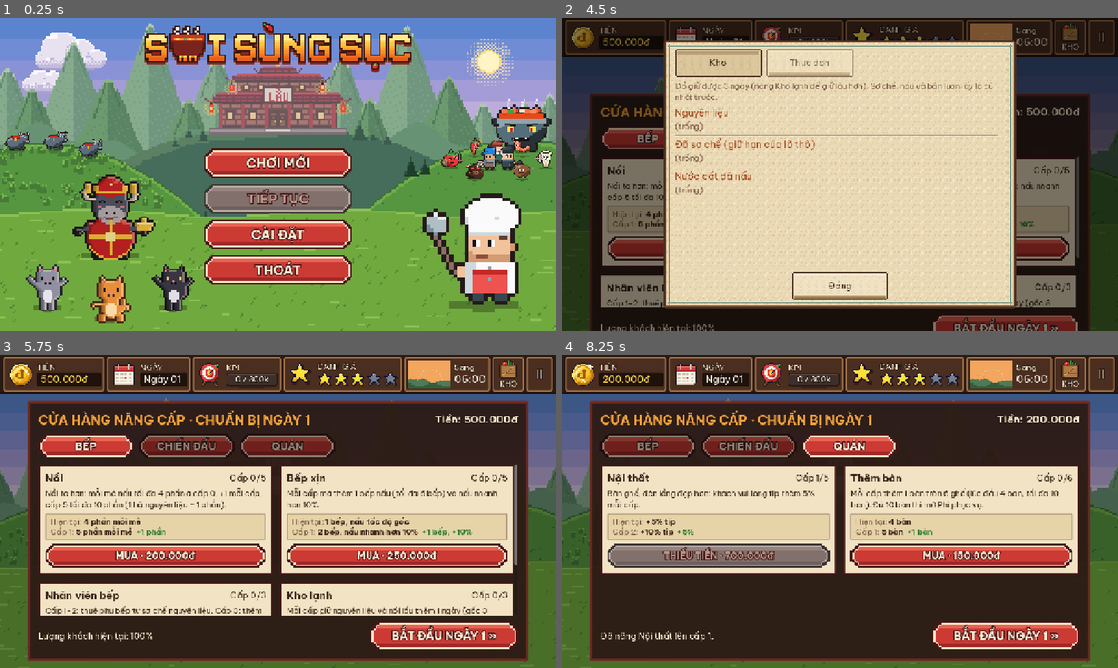
Above: before the commit, frames 1-4 (two rows, left to right).
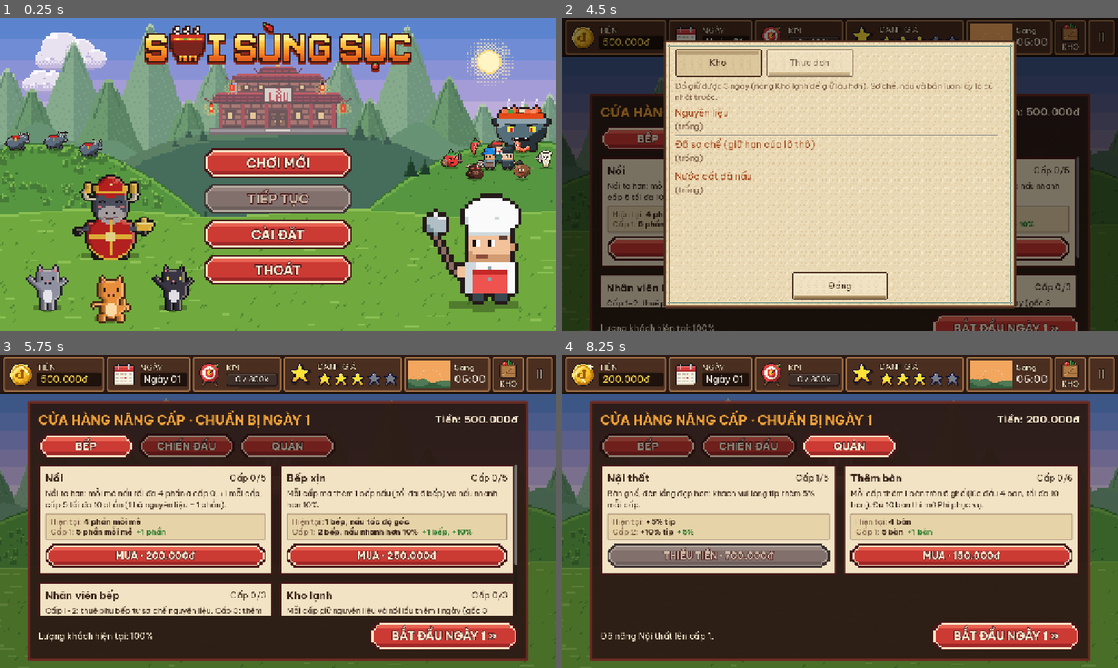
Above: after the commit, the same moments.

Repository: Znoywho/HotPot_SUNSUT
Game: Godot game, scene res://scenes/main_menu/main_menu.tscn
Two runs of this game, one before a commit and one after it. Both use one fixed random seed, a clock stepped at 60 frames per second and the inputs below.
Inputs (mouse positions are in pixels of both pictures, inside the frame that each line leads up to):
- Up to frame 1 (0.25 s): no input
- Up to frame 2 (4.5 s): click "CHƠI MỚI" at 0.5 s; move the mouse to (962, 158) at 1.27 s; click (962, 158) at 1.42 s; drag from (728, 190) to (812, 237) at 2.02 s; move the mouse to (895, 105) at 2.77 s; click (895, 105) at 2.92 s; click "!" at 3.5 s; click "Đã hiểu" at 4.25 s
- Up to frame 3 (5.75 s): click "II" at 5 s
- Up to frame 4 (8.25 s): click "BẾP" at 5.75 s; click "CHIẾN ĐẤU" at 6.5 s; click "QUÁN" at 7.25 s; click "MUA · 300.000đ" at 8 s

The runs differ from the first frame. In frame 1, 0.4% of the frame differs, in the area x 44-56%, y 43-83%; in frame 2, 0.1%; in frame 3, 0.6%; in frame 4, 0.8%, in the area x 14-90%, y 26-92%.

Commit message:
Chữ có viền: độ dày viền theo cỡ chữ (PixelButton.outline_for), chữ nút khoá màu đặc để không mất nét dấu và chữ đ

Diff:
--- a/autoload/day_manager.gd
+++ b/autoload/day_manager.gd
@@ -213,7 +213,7 @@
 	label.add_theme_font_size_override("font_size", font_size)
 	label.add_theme_color_override("font_color", color)
 	label.add_theme_color_override("font_outline_color", Color.BLACK)
-	label.add_theme_constant_override("outline_size", 8)
+	label.add_theme_constant_override("outline_size", PixelButton.outline_for(font_size))
 	return label
 
 
--- a/scenes/common/pixel_button.gd
+++ b/scenes/common/pixel_button.gd
@@ -14,6 +14,8 @@
 const BOLD_FONT := preload("res://assets/fonts/BeVietnamPro-Bold.ttf")
 const TEXT_COLOR := Color("fbecd2")
 const TEXT_OUTLINE_COLOR := Color("461619")
+## Chữ nút bị khoá: màu ĐẶC (không trong suốt), nếu trong suốt thì viền tối lộ qua ruột chữ, nét mảnh như mất.
+const TEXT_DISABLED_COLOR := Color("cdbba6")
 const DEFAULT_SIZE := Vector2(340, 68) ## Quy tắc cảm ứng: nút cao >= 56px.
 
 
@@ -23,10 +25,10 @@
 	custom_minimum_size = DEFAULT_SIZE
 	add_theme_font_override("font", BOLD_FONT)
 	add_theme_font_size_override("font_size", font_size)
-	add_theme_constant_override("outline_size", 8)
+	add_theme_constant_override("outline_size", outline_for(font_size))
 	for color_name in ["font_color", "font_hover_color", "font_pressed_color", "font_focus_color", "font_hover_pressed_color"]:
 		add_theme_color_override(color_name, TEXT_COLOR)
-	add_theme_color_override("font_disabled_color", Color(TEXT_COLOR, 0.6))
+	add_theme_color_override("font_disabled_color", TEXT_DISABLED_COLOR)
 	add_theme_color_override("font_outline_color", TEXT_OUTLINE_COLOR)
 	add_theme_stylebox_override("normal", _make_style("normal"))
 	add_theme_stylebox_override("hover", _make_style("normal", Color(1.15, 1.15, 1.15)))
@@ -34,6 +36,12 @@
 	add_theme_stylebox_override("hover_pressed", _make_style("pressed", Color.WHITE, PRESS_DEPTH))
 	add_theme_stylebox_override("disabled", _make_style("disabled"))
 	add_theme_stylebox_override("focus", StyleBoxEmpty.new())
+
+
+## Độ dày viền chữ theo cỡ chữ: viền = cỡ chữ / 4, trong khoảng 3..8 px.
+## Viền dày cố định sẽ lấp khoảng hở 1-2 px giữa các dấu chồng (Ế, Ề, Ẫ) và thanh ngang chữ "đ" ở chữ nhỏ.
+static func outline_for(font_size: int) -> int:
+	return clampi(font_size / 4, 3, 8)
 
 
 ## Khung nút từ ảnh pixel, kéo dãn phần giữa, giữ nguyên góc vát; push_down = chữ lún xuống khi bấm.
--- a/scenes/common/settings_panel.gd
+++ b/scenes/common/settings_panel.gd
@@ -158,5 +158,5 @@
 	label.add_theme_font_size_override("font_size", font_size)
 	label.add_theme_color_override("font_color", color)
 	label.add_theme_color_override("font_outline_color", Color("1a0f0b"))
-	label.add_theme_constant_override("outline_size", 8)
+	label.add_theme_constant_override("outline_size", PixelButton.outline_for(font_size))
 	return label
--- a/scenes/game_over/game_over.gd
+++ b/scenes/game_over/game_over.gd
@@ -149,5 +149,5 @@
 	if bold:
 		label.add_theme_font_override("font", BOLD_FONT)
 		label.add_theme_color_override("font_outline_color", Color("1a0f0b"))
-		label.add_theme_constant_override("outline_size", 8)
+		label.add_theme_constant_override("outline_size", PixelButton.outline_for(font_size))
 	return label
--- a/scenes/shop/shop.gd
+++ b/scenes/shop/shop.gd
@@ -380,5 +380,5 @@
 		label.add_theme_font_override("font", BOLD_FONT)
 		if color != INK:
 			label.add_theme_color_override("font_outline_color", Color("2b1a14"))
-			label.add_theme_constant_override("outline_size", 8)
+			label.add_theme_constant_override("outline_size", PixelButton.outline_for(font_size))
 	return label
